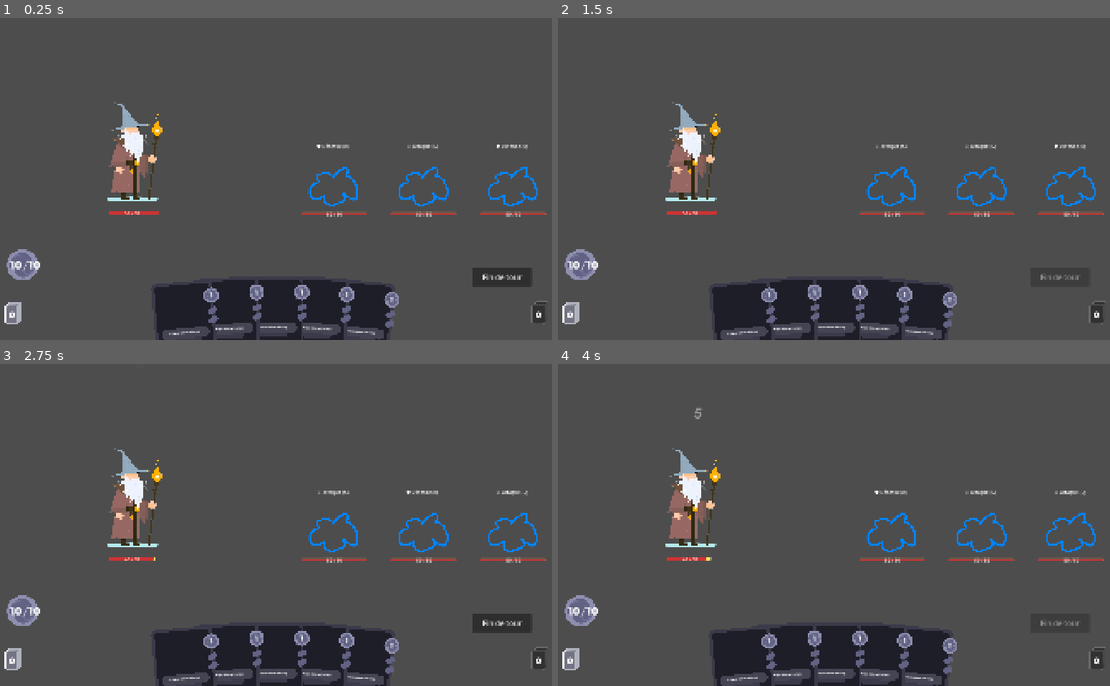
Above: before the commit, frames 1-4 (two rows, left to right).
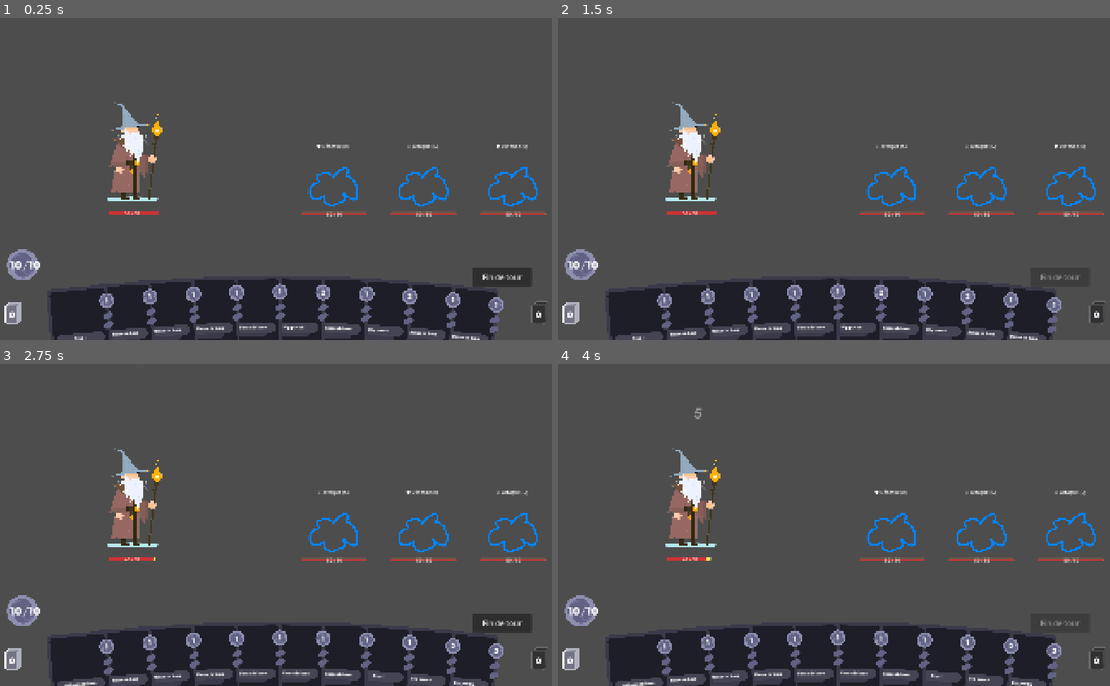
Above: after the commit, the same moments.

Repository: Elehos/jeu_de_bouboules
Game: Godot game, scene res://scenes/combat/combat.tscn
Same seed, same stepped clock (60 frames per second), same inputs: the game is played once before the commit and once after it.
Inputs (mouse positions are in pixels of both pictures, inside the frame that each line leads up to):
- Up to frame 1 (0.25 s): no input
- Up to frame 2 (1.5 s): click "Fin de tour" at 0.5 s; tap Enter at 1.25 s; drag from (696, 156) to (889, 185) at 1.27 s
- Up to frame 3 (2.75 s): drag from (331, 531) to (138, 502) at 2.02 s
- Up to frame 4 (4 s): click "Fin de tour" at 2.75 s; move the mouse to (983, 531) at 3.52 s; click (983, 531) at 3.67 s

The runs differ from the first frame. In frame 1, 8.4% of the frame differs, in the area x 8-92%, y 80-100%; in frame 2, 8.4%; in frame 3, 8.3%; in frame 4, 8.3%.

Commit message:
Final card jespere

Diff:
--- a/ressoucesCards/attackCard.tres
+++ b/ressoucesCards/attackCard.tres
@@ -4,8 +4,8 @@
 
 [resource]
 script = ExtResource("1_74i71")
-card_name = "Attaque de base très long"
-description = "Fait 3 de dégats"
-damage = 95
+card_name = "Slap !"
+description = "Fait 5 de dégats"
+damage = 5
 requires_target = true
 metadata/_custom_type_script = "uid://f3o7b7woxojq"
--- a/ressoucesCards/superAttackCard.tres
+++ b/ressoucesCards/superAttackCard.tres
@@ -4,9 +4,9 @@
 
 [resource]
 script = ExtResource("1_vt1s7")
-card_name = "Superr attaque"
+card_name = "Big punch"
 cost = 2
-description = "Fait 10 de dégats !! Wouah"
-damage = 10
+description = "Fait 12 de dégats !! Wouah"
+damage = 12
 requires_target = true
 metadata/_custom_type_script = "uid://f3o7b7woxojq"
--- a/scenes/combat/combat.tscn
+++ b/scenes/combat/combat.tscn
@@ -16,7 +16,9 @@
 [ext_resource type="Texture2D" uid="uid://jwcglnxwv8n2" path="res://assets/characters/perso_test.png" id="9_j11kn"]
 [ext_resource type="PackedScene" uid="uid://cuugmemifju2l" path="res://scenes/ui/card_list_popup.tscn" id="13_mrrmw"]
 [ext_resource type="Script" uid="uid://bwvt5v7lpu8jv" path="res://script/combat/TargetingArrow.gd" id="14_h2sm1"]
+[ext_resource type="Resource" uid="uid://bomdgafd46m8f" path="res://ressoucesCards/defenseCard.tres" id="15_08wqo"]
 [ext_resource type="Resource" uid="uid://si2lgkydtdkd" path="res://ressoucesCards/attackCard.tres" id="15_xt4lv"]
+[ext_resource type="Resource" uid="uid://64tt2oeikj55" path="res://ressoucesCards/superAttackCard.tres" id="17_crn1f"]
 [ext_resource type="Texture2D" uid="uid://c0b8qfebathc5" path="res://assets/ui/deck.png" id="18_05d77"]
 [ext_resource type="FontFile" uid="uid://j26yeyw80ro7" path="res://assets/fonts/GeneralSans-Bold.otf" id="19_akrri"]
 [ext_resource type="Texture2D" uid="uid://c756ybjboc617" path="res://assets/ui/discard.png" id="20_j11kn"]
@@ -113,7 +115,8 @@
 grow_vertical = 0
 script = ExtResource("5_4a6i5")
 card_scene = ExtResource("8_gwckk")
-deck_data = Array[ExtResource("7_3dmww")]([ExtResource("15_xt4lv"), ExtResource("15_xt4lv"), ExtResource("15_xt4lv"), ExtResource("15_xt4lv"), ExtResource("15_xt4lv")])
+deck_data = Array[ExtResource("7_3dmww")]([ExtResource("15_08wqo"), ExtResource("15_08wqo"), ExtResource("15_08wqo"), ExtResource("15_08wqo"), ExtResource("15_08wqo"), ExtResource("15_xt4lv"), ExtResource("17_crn1f"), ExtResource("15_08wqo"), ExtResource("17_crn1f"), ExtResource("15_08wqo")])
+cards_per_turn = 10
 card_spacing = 140.0
 max_angle = 5.0
 min_arc_height = 10.0
--- a/script/cards/Card.gd
+++ b/script/cards/Card.gd
@@ -186,6 +186,8 @@
 		if event.pressed and event.button_index == MOUSE_BUTTON_LEFT:
 			if active_tween and active_tween.is_valid():
 				active_tween.kill()
+
+			rotation_degrees = 0.0
 
 			state = CardState.DRAGGING
 			z_index = 1
